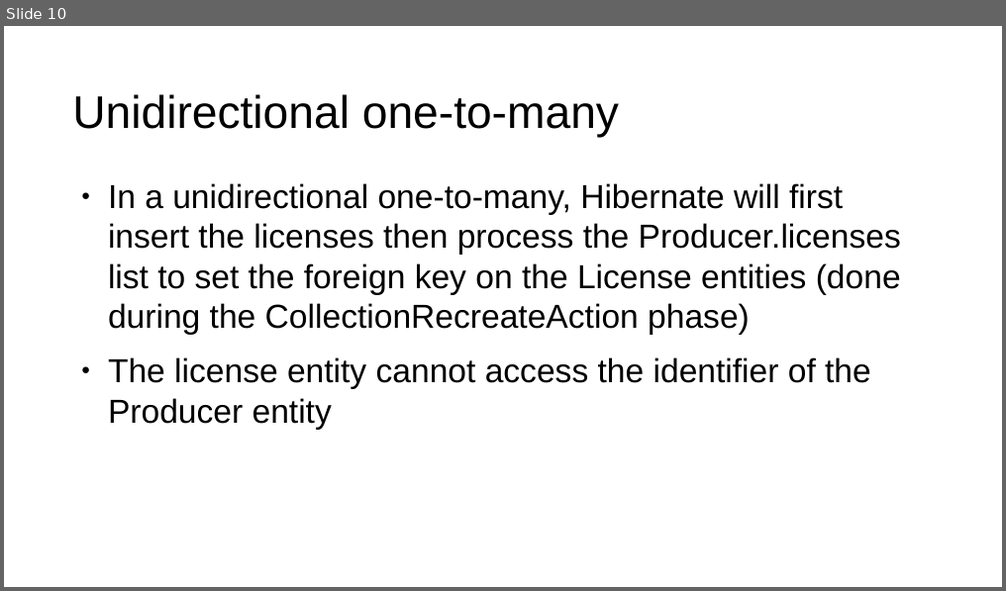
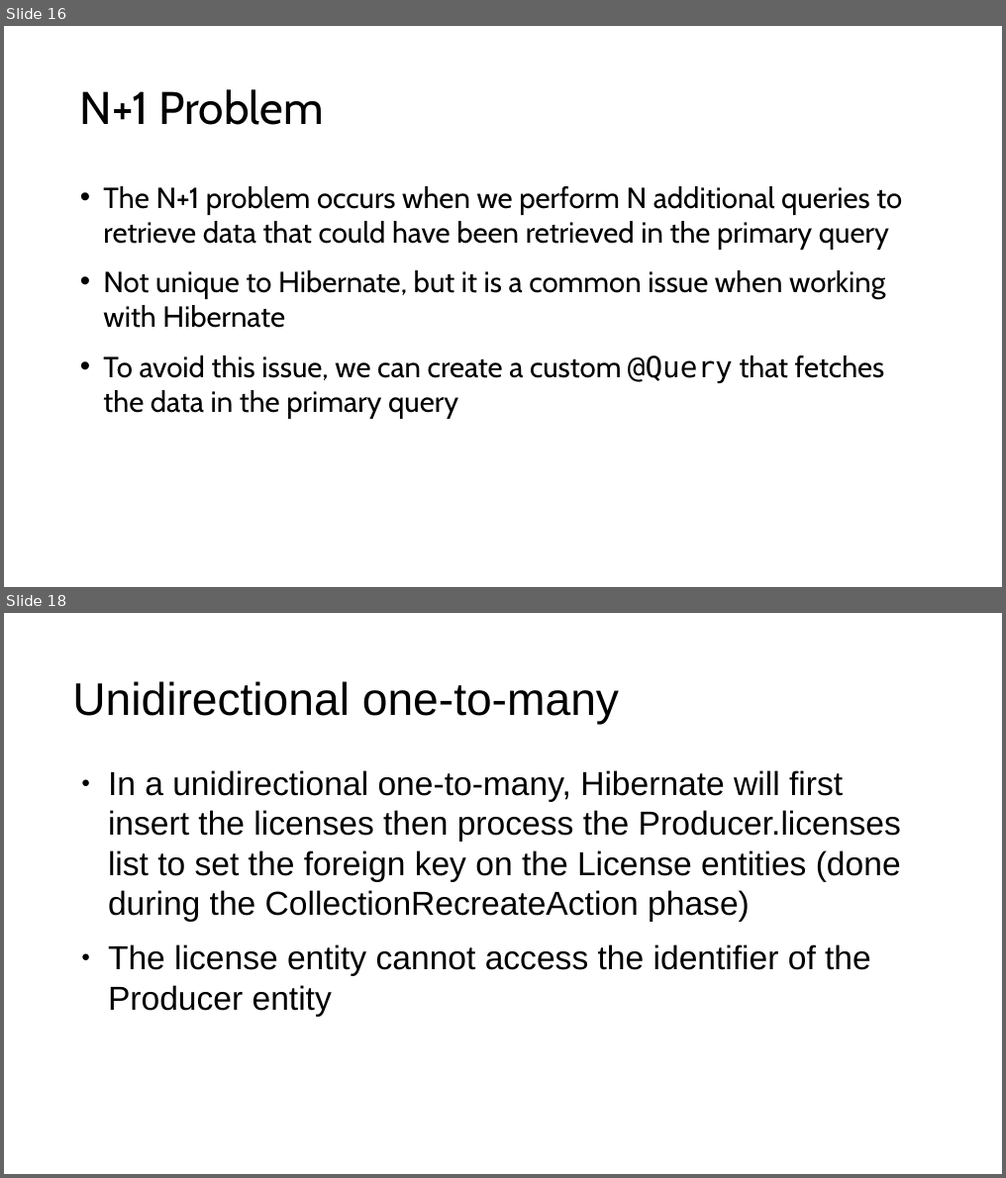
Before and after one commit to jordanschroedervertafore/spring-data-jpa, a slide deck: spring data jpa.pptx. Shown one above the other, each under a label of ours: slide 10 before the commit, slides 16 and 18 after it; the slides between them are not shown. The pictures are 1006x591 and 1006x1178 pixels, drawn with LibreOffice and Linux fonts; fonts in the diff are those of the drawing. Boxes give left, top, right and bottom in pixels: in the first picture for what was removed or moved away, otherwise in the second. Text is boxed around its words. In the diff, an @@ line names an element or a change of style, - is before the commit and + after.

```diff
--- a/spring data jpa.pptx
+++ b/spring data jpa.pptx
@@ slide 16 added at (4, 26, 1002, 587), background #FFFFFF @@
@@ title added at (80, 89, 323, 125), 44 pt, text #000000 @@
+N+1 Problem
@@ text added at (103, 186, 902, 419), 28 pt, text #000000 @@
+• The N+1 problem occurs when we perform N additional queries to retrieve data that could have been retrieved in the primary query
+• Not unique to Hibernate, but it is a common issue when working with Hibernate
+• To avoid this issue, we can create a custom @Query that fetches the data in the primary query
@@ what was slide 10 is now slide 18 @@
```
Also in this commit, not shown: 13 slides changed, 7 other slides added, 7 slides removed, 23 other files.
